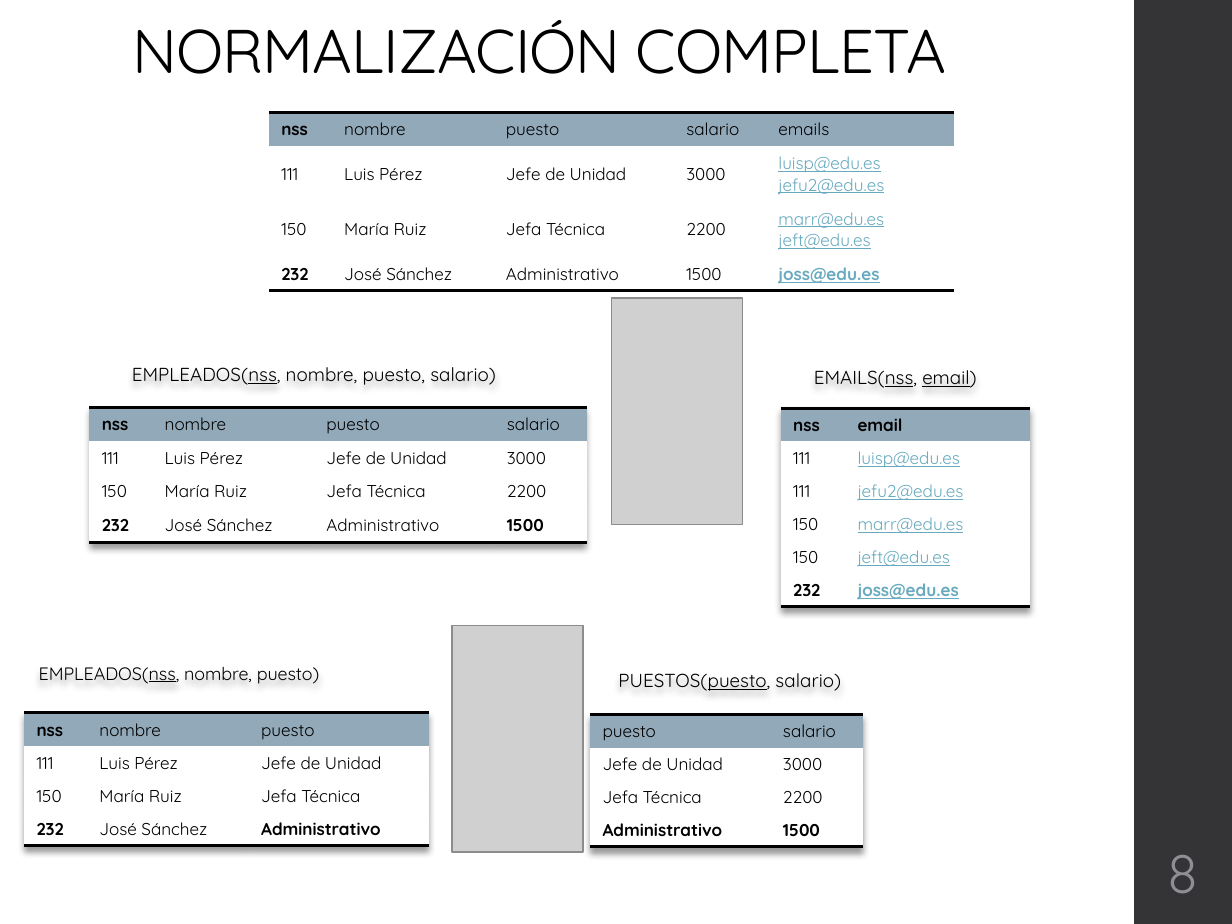
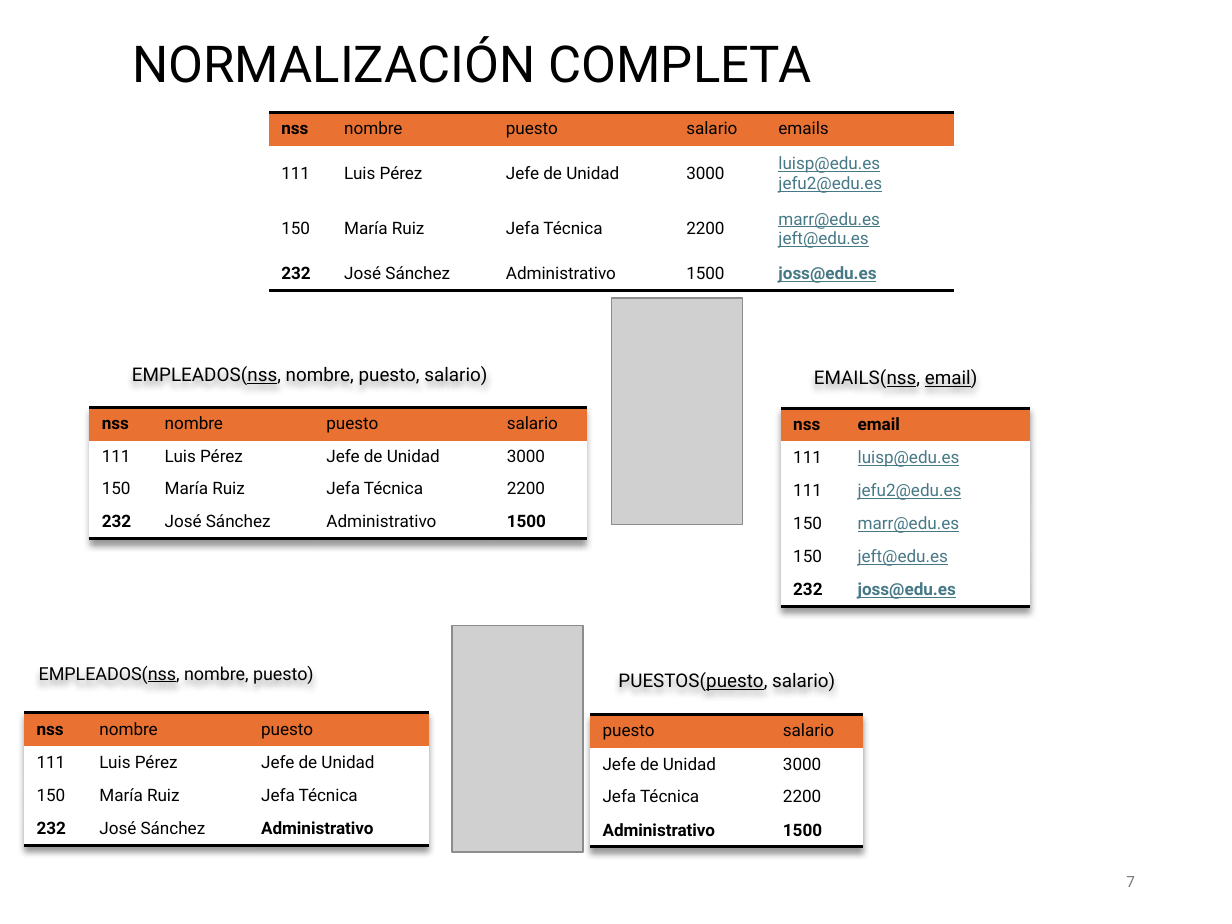
Before and after one commit to NuriaCelis/GBD2425, a slide deck: slide 7 of Tema2/EJEMPLOS NORMALIZACION.pptx (slide 8 before the commit). Drawn at 1232x924 pixels with LibreOffice and Linux fonts; fonts in the diff are those of the drawing; grey boxes stand for pictures. Boxes give left, top, right and bottom in pixels: in the first picture for what was removed or moved away, otherwise in the second. Text is boxed around its words. In the diff, an @@ line names an element or a change of style, - is before the commit and + after.

```diff
--- a/Tema2/EJEMPLOS NORMALIZACION.pptx
+++ b/Tema2/EJEMPLOS NORMALIZACION.pptx
@@ rectangle removed at (1135,0,1232,924) @@
@@ title "NORMALIZACIÓN COMPLETA" at (132,36,811,83): size 36 to 29.7 pt, font Quicksand to Roboto, letter spacing -0.5 to 0 pt; vertical alignment bottom to middle @@
@@ table at (269,112,952,290) @@
@@ fill #92A9B9 to #E97132 in row 1 @@
@@ font Quicksand to Roboto @@
@@ text colour #67AABF to #467886 in "luisp@edu.es", "jefu2@edu.es", "marr@edu.es", "jeft@edu.es" and 1 more places @@
@@ table at (90,408,586,540) @@
@@ fill #92A9B9 to #E97132 in row 1 @@
@@ font Quicksand to Roboto @@
@@ table at (781,408,1030,606) @@
@@ fill #92A9B9 to #E97132 in row 1 @@
@@ font Quicksand to Roboto @@
@@ text colour #67AABF to #467886 in "luisp@edu.es", "jefu2@edu.es", "marr@edu.es", "jeft@edu.es" and 1 more places @@
@@ font Quicksand to Roboto in 4 elements at (132,366,487,385), (814,369,978,388), (39,666,314,684), (618,672,835,691) @@
@@ table at (25,713,429,845) @@
@@ fill #92A9B9 to #E97132 in row 1 @@
@@ font Quicksand to Roboto @@
@@ table at (590,715,862,846) @@
@@ fill #92A9B9 to #E97132 in row 1 @@
@@ font Quicksand to Roboto @@
@@ page number removed at (1168,855,1199,893) @@
-8
@@ page number added at (1126,876,1135,887), 9 pt, text #797979 @@
+7
```
Also in this commit, not shown: 9 other slides changed, 1 slide added, 2 slides removed, 1 other file.
